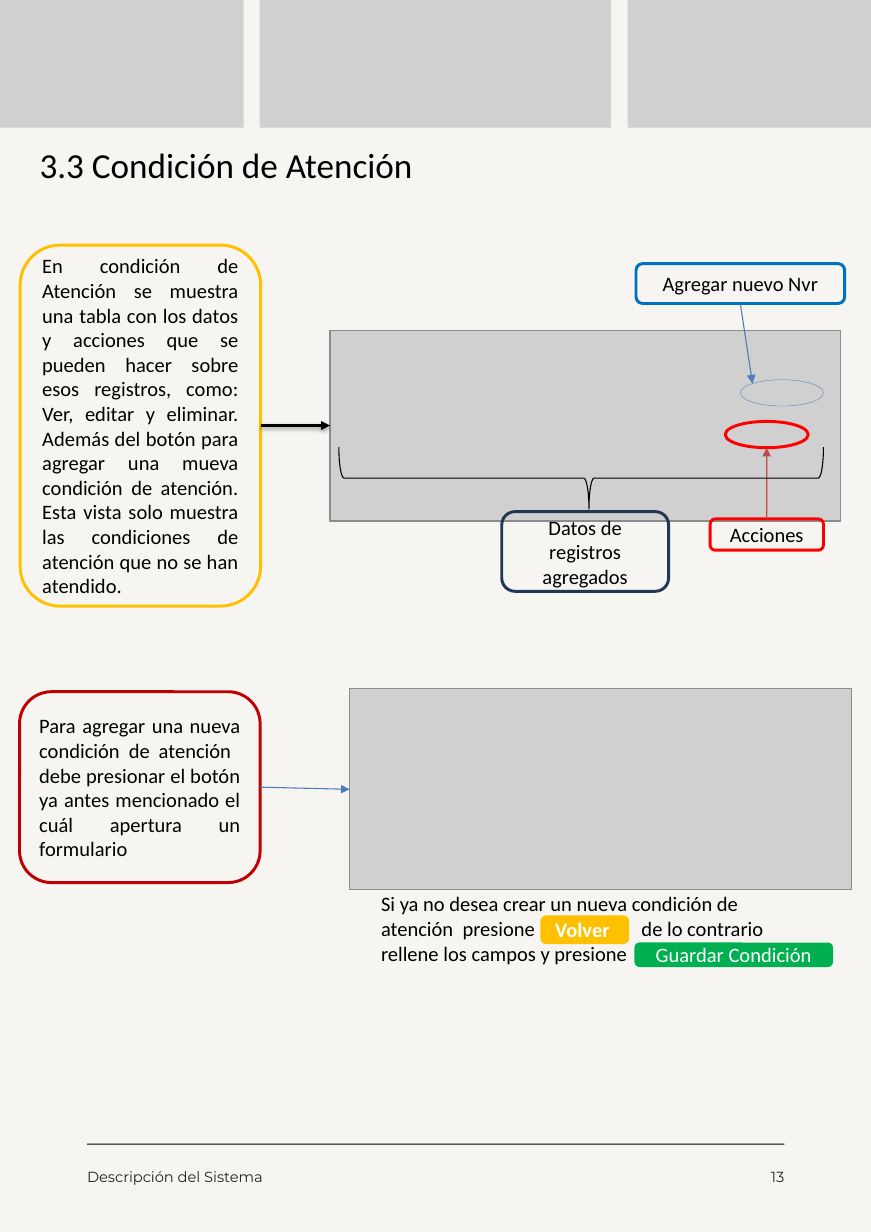
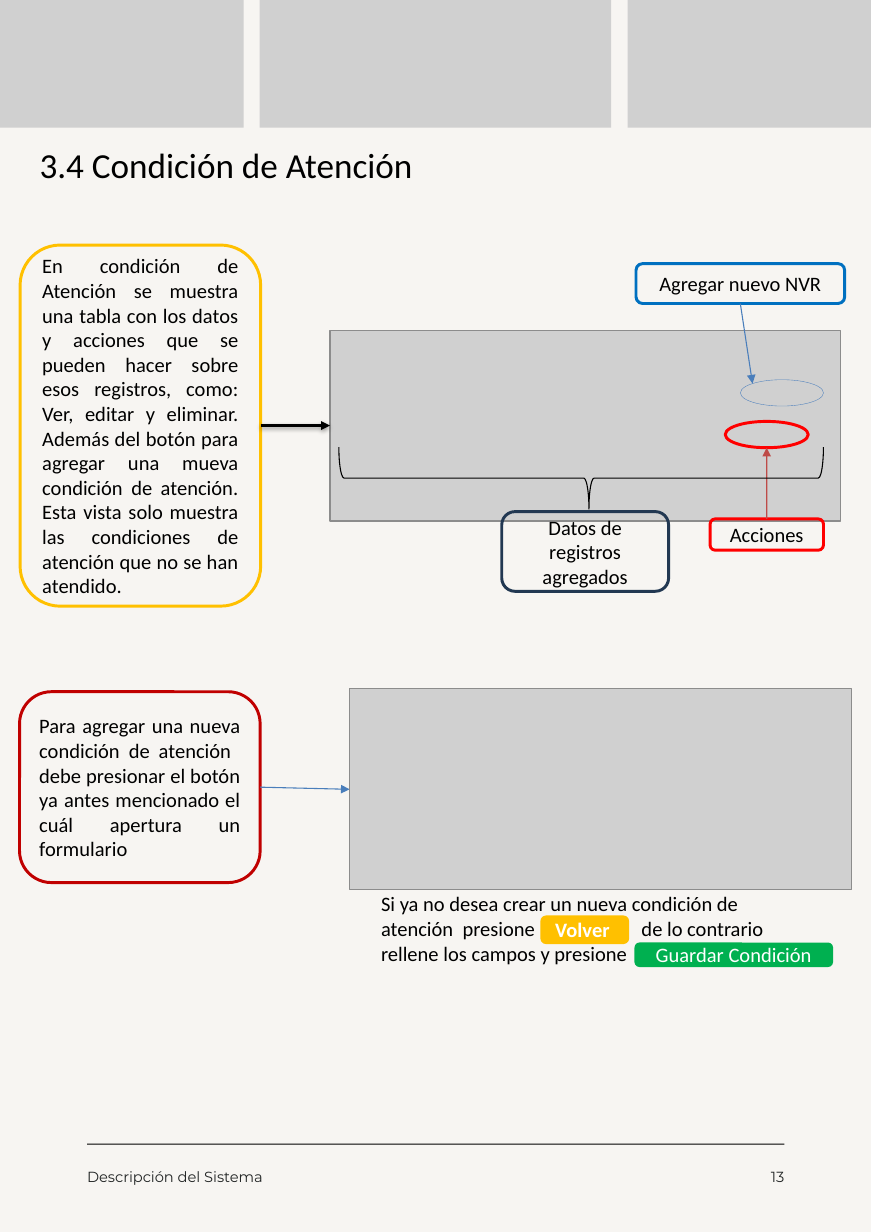
Before and after one commit to moreno-manuel/Pasantia-CVG-FMO, a slide deck: slide 13 of public/files/Manual de Usuario.pptx. Drawn at 871x1232 pixels with LibreOffice and Linux fonts; fonts in the diff are those of the drawing; grey boxes stand for pictures. Boxes give left, top, right and bottom in pixels: in the first picture for what was removed or moved away, otherwise in the second. Text is boxed around its words. In the diff, an @@ line names an element or a change of style, - is before the commit and + after.

```diff
--- a/public/files/Manual de Usuario.pptx
+++ b/public/files/Manual de Usuario.pptx
@@ text at box(40, 153, 413, 179): text changed @@
-3.3 Condición de Atención
+3.4 Condición de Atención
@@ text in rounded rectangle at box(659, 278, 821, 295): text changed @@
-Agregar nuevo Nvr
+Agregar nuevo NVR
```
Also in this commit, not shown: 17 other slides changed, 17 other files.
